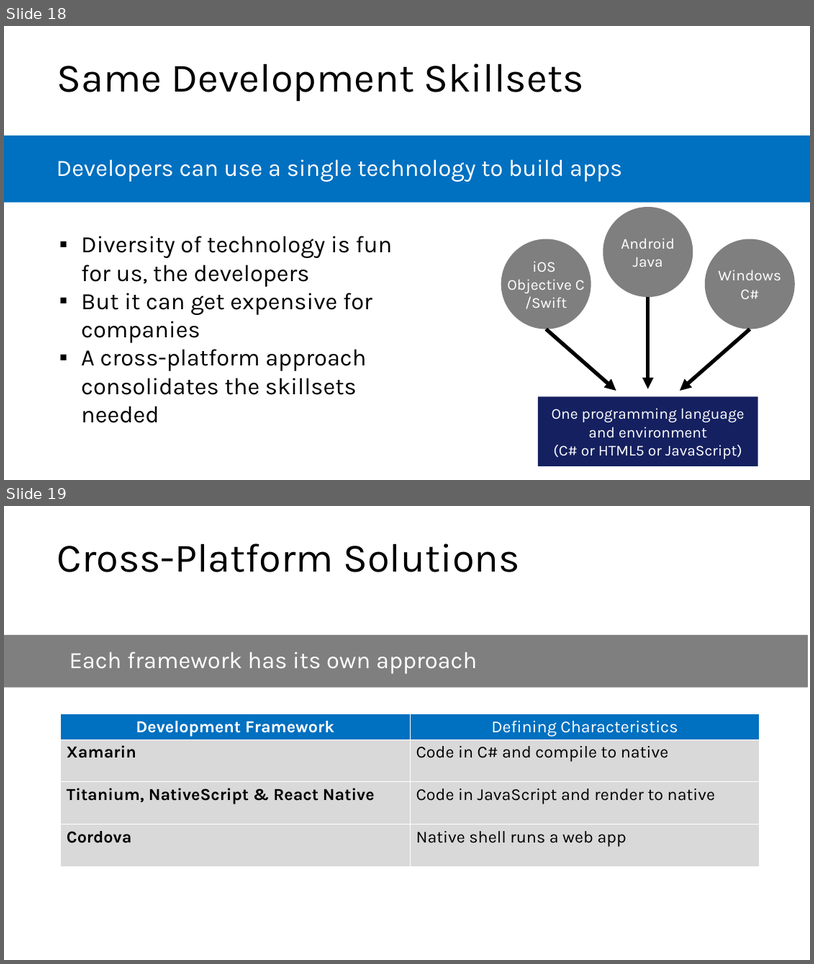
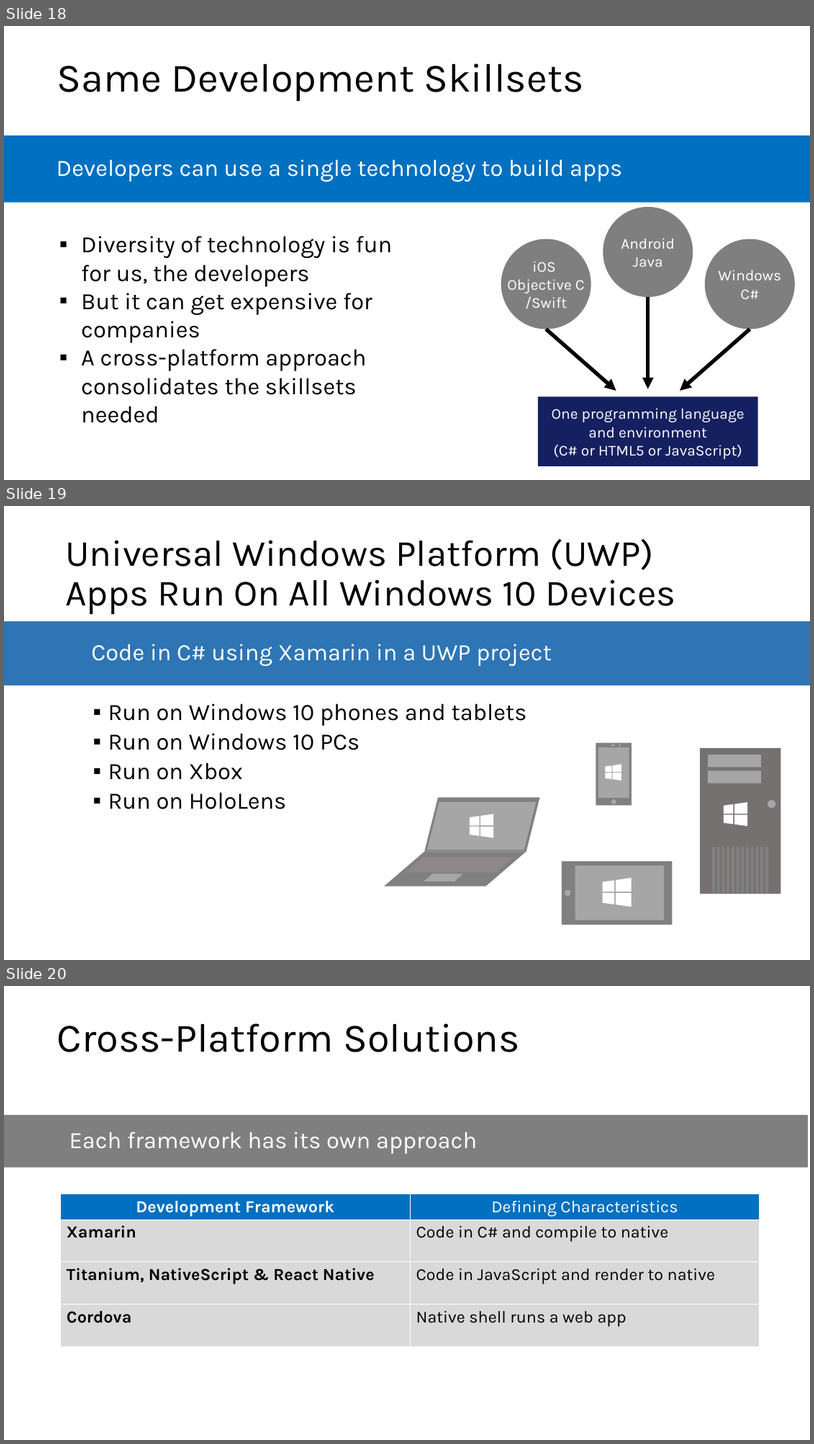
Before and after one commit to microsoft/AcademicContent, a slide deck: Complimentary Course Content/Module3/Lessons/Module3_Lesson01 Mobile Development Survey.pptx. Shown one above the other, each under a label of ours: slides 18 and 19 before the commit, slides 18, 19 and 20 after it. The pictures are 814x964 and 814x1444 pixels, drawn with LibreOffice and Linux fonts; fonts in the diff are those of the drawing. Boxes give left, top, right and bottom in pixels: in the first picture for what was removed or moved away, otherwise in the second. Text is boxed around its words. In the diff, an @@ line names an element or a change of style, - is before the commit and + after.

```diff
--- a/Complimentary Course Content/Module3/Lessons/Module3_Lesson01 Mobile Development Survey.pptx
+++ b/Complimentary Course Content/Module3/Lessons/Module3_Lesson01 Mobile Development Survey.pptx
@@ slide 19 added at (4, 506, 810, 960), background #FFFFFF @@
@@ title added at (65, 539, 676, 614), 44 pt, text #000000 @@
+Universal Windows Platform (UWP)
+Apps Run On All Windows 10 Devices
@@ rectangle added at (4, 621, 810, 686), fill #2E75B5 @@
@@ text added at (91, 644, 552, 666), 28 pt, text #FFFFFF @@
+Code in C# using Xamarin in a UWP project
@@ text added at (108, 703, 527, 809), 28 pt, text #000000 @@
+  ▪ Run on Windows 10 phones and tablets
+  ▪ Run on Windows 10 PCs
+  ▪ Run on Xbox
+  ▪ Run on HoloLens
@@ group added at (597, 743, 632, 805): 4 freeform shapes, 2 rectangles, 2 ellipses, 1 line @@
@@ group added at (384, 798, 540, 886): 5 parallelograms, 4 freeform shapes @@
@@ group added at (700, 748, 782, 894): 15 rectangles, 4 freeform shapes, 1 ellipse @@
@@ group added at (562, 861, 672, 924): 4 freeform shapes, 2 rectangles, 1 ellipse @@
@@ what was slide 19 is now slide 20 @@
```
Also in this commit, not shown: 1 slide changed, 6 other files.
